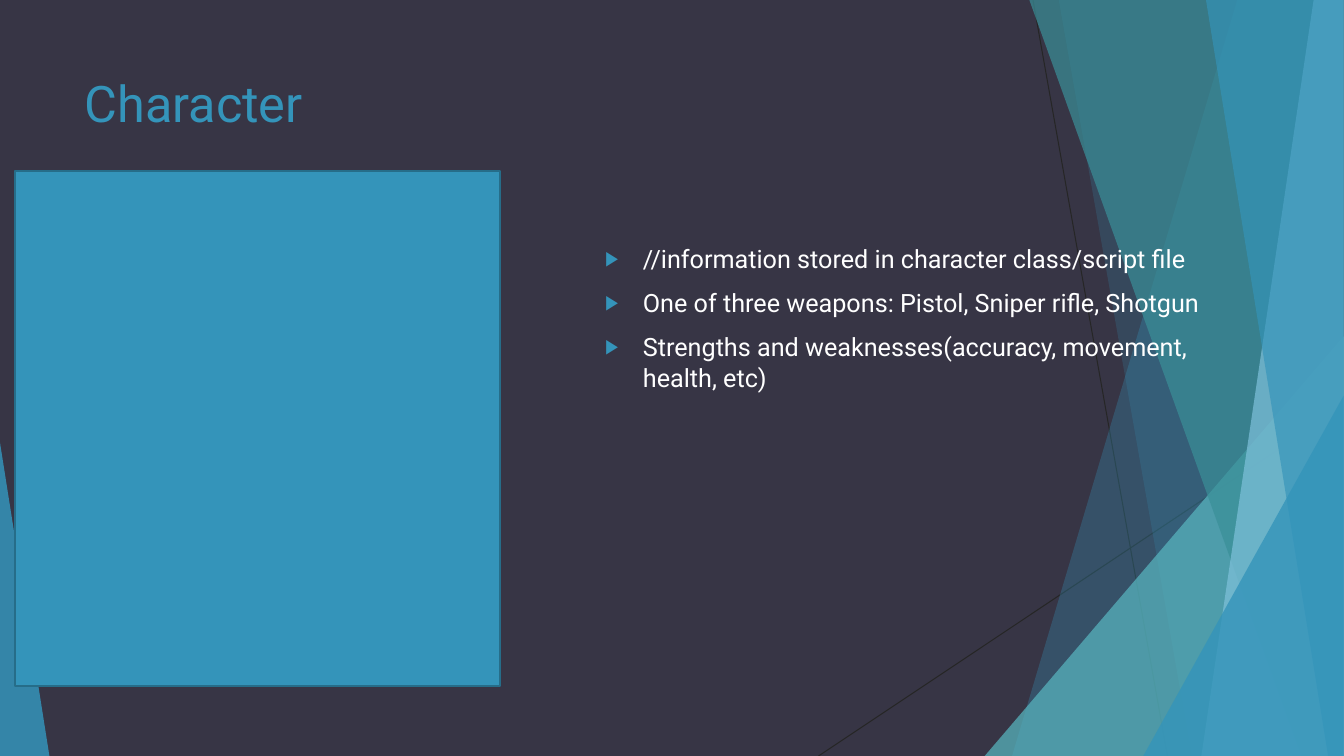
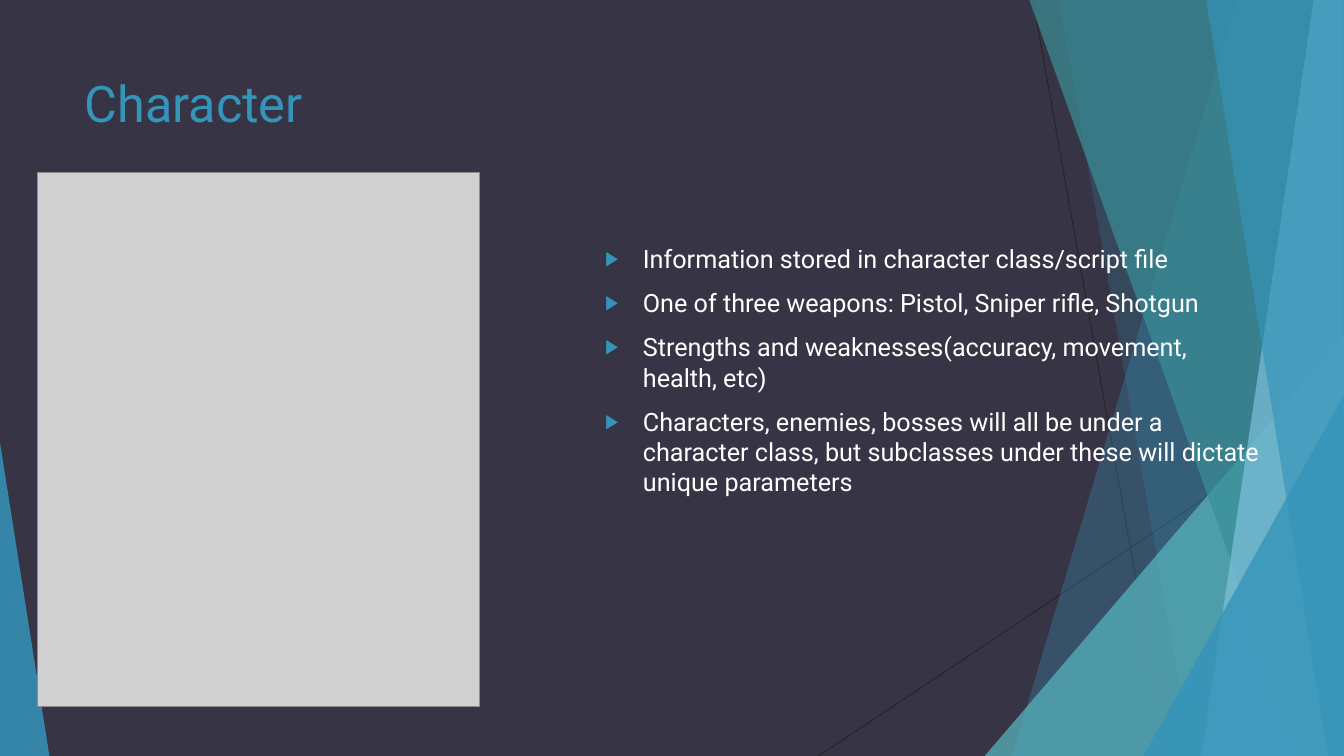
Before and after one commit to Steveo5/OneContribution, a slide deck: slide 6 of presentation.pptx. Drawn at 1344x756 pixels with LibreOffice and Linux fonts; fonts in the diff are those of the drawing; grey boxes stand for pictures. Boxes give left, top, right and bottom in pixels: in the first picture for what was removed or moved away, otherwise in the second. Text is boxed around its words. In the diff, an @@ line names an element or a change of style, - is before the commit and + after.

Commit message:
Add files via upload
added some pretty pictars, info about sprites, characters, enemies, bosses, worlds, and combat. Changer initial concept image to scan of initial writeup

```diff
--- a/presentation.pptx
+++ b/presentation.pptx
@@ rectangle removed at <box>15,170,500,686</box> @@
@@ picture added at <box>38,172,480,706</box> @@
@@ text at <box>643,245,1167,274</box>: text changed @@
-▶ //information stored in character class/script file
+▶ Information stored in character class/script file
@@ text at <box>643,408,1259,496</box>: paragraph added @@
+▶ Characters, enemies, bosses will all be under a character class, but subclasses under these will dictate unique parameters
```
Also in this commit, not shown: 4 other slides changed, 1 slide added, 1 slide removed.
